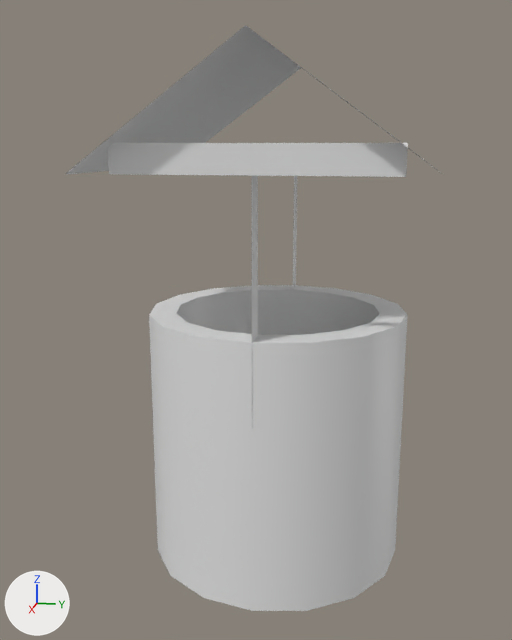
Renders of the glTF model assets/model-3d/well.glb from each side of a commit.
One viewpoint serves both versions: a 50 mm camera at (5.37, 0.9, 2.25) aimed at (0.04, -0.16, 0.91). Lighting does not change. The marker at lower left points along +X, +Y and +Z. The picture after the commit comes second. Where no turn or scale is listed for an object, it has been applied to the vertices. Vertices at exactly the same position are counted once.
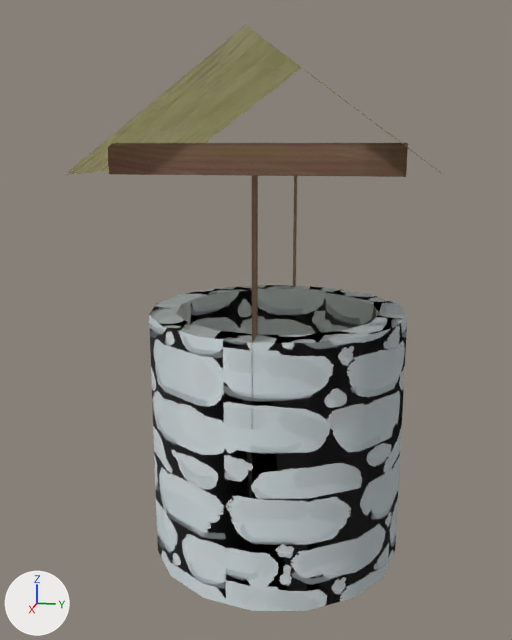
Diff of the bpy script that builds the scene:
```diff
--- a/assets/model-3d/well.glb.py
+++ b/assets/model-3d/well.glb.py
@@ img_wood @@
+img_wood = load_image('wood', '_unpacked/wood', 1024, 1024, 'sRGB')
@@ img_hay @@
+img_hay = load_image('Hay', '_unpacked/Hay', 1024, 1024, 'Non-Color')
@@ img_rock @@
+img_rock = load_image('Rock', '_unpacked/Rock', 1024, 1024, 'Non-Color')
@@ img_rock_001 @@
+img_rock_001 = load_image('Rock.001', '_unpacked/Rock.001', 1024, 1024, 'Non-Color')
@@ mat_wood @@
+mat_wood = principled_material('Wood')
+mat_wood.texture = img_wood
+mat_wood.roughness = 0.896
@@ mat_haye @@
+mat_haye = bpy.data.materials.new('Haye')
+# uses the picture img_hay
@@ mat_rock @@
+mat_rock = bpy.data.materials.new('Rock')
+# uses the picture img_rock
+# uses the picture img_rock_001
@@ me_cylinder @@
 me_cylinder.from_pydata(...)  # 64 vertices, 124 faces; spans x -1.0..1.0, y -1.0..1.0, z -1.0..1.0
 # used by ob_cylinder; location = (0.0, 0.0, 0.0)
+# me_cylinder part 1: texture (UV) coordinates of 124 of 124 faces, centred in x -0.97..0.97, y -0.97..0.97, z -1.0..1.0, changed; they spanned u -0.01..1.0, v 0.01..1.0 and now span u -0.66..1.65, v -0.63..1.64
+me_cylinder.materials.append(mat_rock)
@@ me_plane_001 @@
 me_plane_001.from_pydata(...)  # 8 vertices, 4 faces; spans x -1.91..0.1, y 0.0, z -0.93..0.93
+me_plane_001.materials.append(mat_wood)  # picture img_wood
@@ me_plane_002 @@
 me_plane_002.from_pydata(...)  # 6 vertices, 4 faces; spans x -1.16..1.16, y -1.16..1.16, z -0.84..0.0
+me_plane_002.materials.append(mat_haye)
@@ me_plane_004 @@
 me_plane_004.from_pydata(...)  # 8 vertices, 4 faces; spans x -2.01..0.0, y -0.93..0.93, z -0.1..0.1
+me_plane_004.materials.append(mat_wood)  # picture img_wood
```

Location of each change, (x1, y1, x2, y2) in pixels of the pictures (512 x 640 px):
'Cylinder', recoloured, surface changed (white to grey): (149, 285, 407, 611) in both
'Plane.001', recoloured: (66, 25, 434, 174) in both
'Plane.002', recoloured (white to brown): (108, 143, 408, 177) in both
'Plane', recoloured (white to brown): (251, 166, 297, 342) in both
